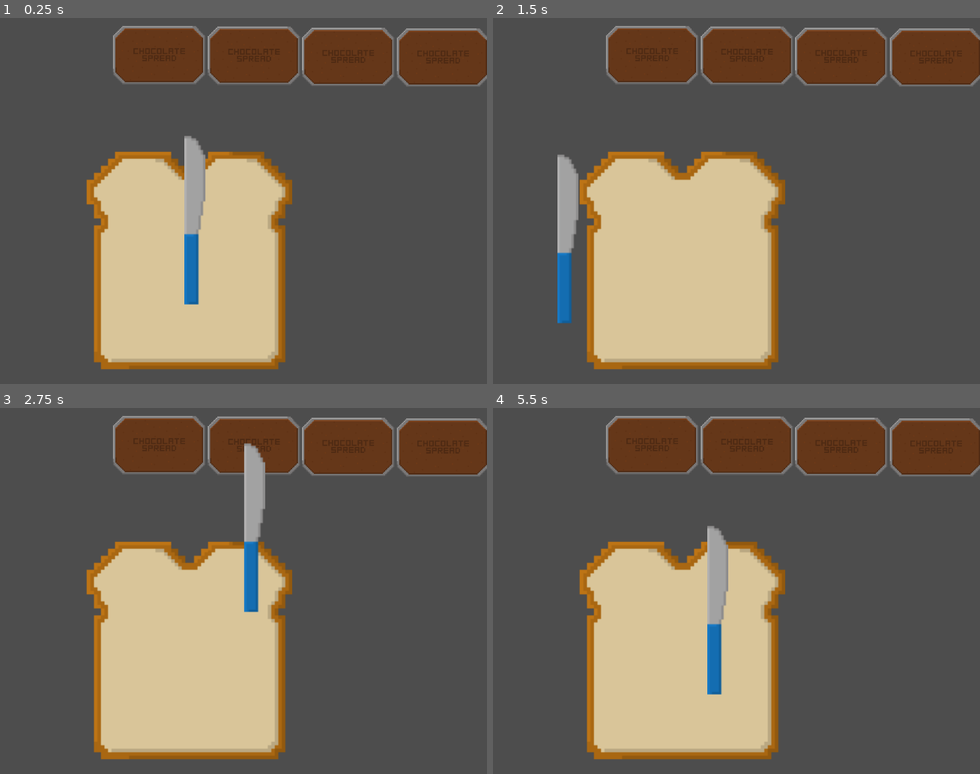
Above: before the commit, frames 1-4 (two rows, left to right).
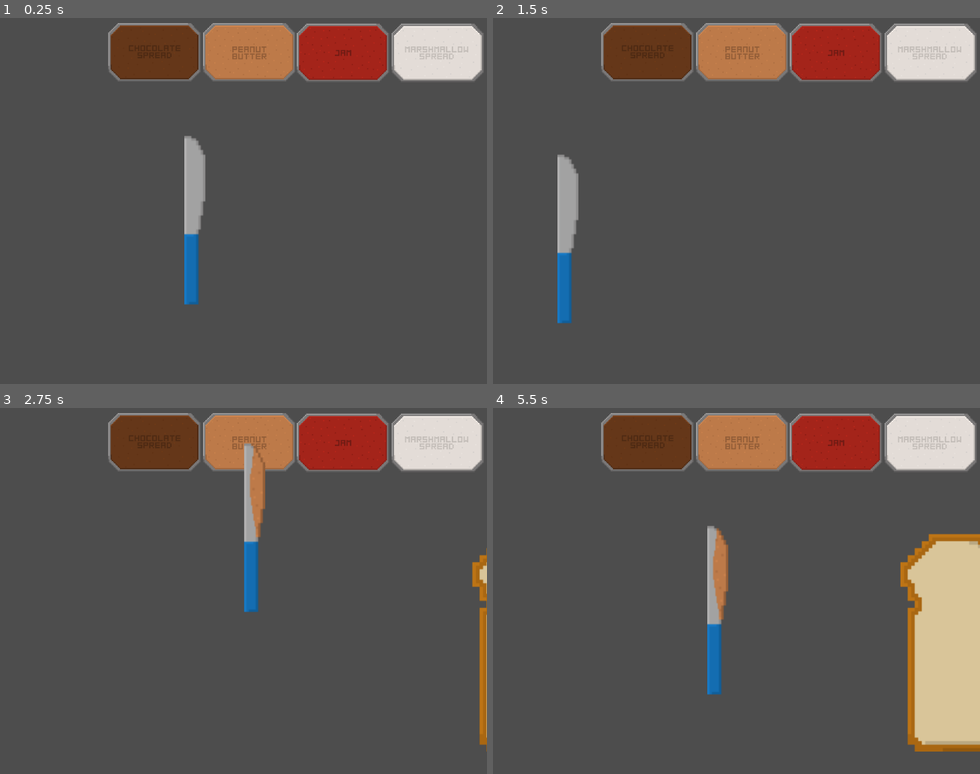
Above: after the commit, the same moments.

Repository: Ipsl0re/Buttery
Game: Godot game, scene res://Scenes/Main.tscn
The game is run twice, just before and just after one commit, with the same random seed, the same clock (stepped at 60 frames per second) and the same inputs. Before the commit the project starts from res://Main.tscn.
Inputs (mouse positions are in pixels of both pictures, inside the frame that each line leads up to):
- Up to frame 1 (0.25 s): no input
- Up to frame 2 (1.5 s): tap Enter at 0.5 s; move the mouse to (814, 186) at 0.52 s; tap Space at 1.25 s; move the mouse to (561, 222) at 1.27 s
- Up to frame 3 (2.75 s): tap Enter at 2 s; move the mouse to (248, 510) at 2.02 s
- Up to frame 4 (5.5 s): move the mouse to (648, 667) at 2.77 s; move the mouse to (858, 649) at 3.52 s; move the mouse to (502, 539) at 4.27 s; move the mouse to (712, 594) at 5.02 s

The runs differ from the first frame. In frame 1, 32% of the frame differs, in the area x 17-100%, y 1-96%; in frame 2, 33%; in frame 3, 34%; in frame 4, 41%.

Commit message:
Add files via upload

Diff:
--- /dev/null
+++ b/Scenes/Bread.tscn
@@ -0,0 +1,246 @@
+[gd_scene load_steps=6 format=3 uid="uid://ytbtsc48yngx"]
+
+[ext_resource type="Texture2D" uid="uid://b8yfwdr1frsmf" path="res://Das Brot.png" id="1_ijtcp"]
+[ext_resource type="Script" path="res://Scripts/Bread.gd" id="2_u38gr"]
+
+[sub_resource type="RectangleShape2D" id="RectangleShape2D_05e22"]
+size = Vector2(350, 373)
+
+[sub_resource type="RectangleShape2D" id="RectangleShape2D_0pdsb"]
+size = Vector2(43, 368)
+
+[sub_resource type="RectangleShape2D" id="RectangleShape2D_pstcd"]
+
+[node name="RigidBody2D" type="RigidBody2D"]
+gravity_scale = 0.0
+script = ExtResource("2_u38gr")
+
+[node name="Bread" type="Sprite2D" parent="."]
+scale = Vector2(1.5, 1.5)
+texture = ExtResource("1_ijtcp")
+
+[node name="CollisionShape2D" type="CollisionShape2D" parent="."]
+position = Vector2(-3.8147e-06, 0.5)
+shape = SubResource("RectangleShape2D_05e22")
+
+[node name="Area2D" type="Area2D" parent="."]
+position = Vector2(-145.5, 0)
+collision_layer = 2
+collision_mask = 2
+
+[node name="CollisionShape2D2" type="CollisionShape2D" parent="Area2D"]
+shape = SubResource("RectangleShape2D_0pdsb")
+
+[node name="Sectors" type="Node2D" parent="."]
+
+[node name="1-1" type="Area2D" parent="Sectors"]
+position = Vector2(-120, -150)
+scale = Vector2(3, 3)
+
+[node name="CollisionShape2D" type="CollisionShape2D" parent="Sectors/1-1"]
+shape = SubResource("RectangleShape2D_pstcd")
+
+[node name="1-2" type="Area2D" parent="Sectors"]
+position = Vector2(-60, -150)
+scale = Vector2(3, 3)
+
+[node name="CollisionShape2D" type="CollisionShape2D" parent="Sectors/1-2"]
+shape = SubResource("RectangleShape2D_pstcd")
+
+[node name="1-3" type="Area2D" parent="Sectors"]
+position = Vector2(0, -150)
+scale = Vector2(3, 3)
+
+[node name="CollisionShape2D" type="CollisionShape2D" parent="Sectors/1-3"]
+shape = SubResource("RectangleShape2D_pstcd")
+
+[node name="1-4" type="Area2D" parent="Sectors"]
+position = Vector2(60, -150)
+scale = Vector2(3, 3)
+
+[node name="CollisionShape2D" type="CollisionShape2D" parent="Sectors/1-4"]
+shape = SubResource("RectangleShape2D_pstcd")
+
+[node name="1-5" type="Area2D" parent="Sectors"]
+position = Vector2(120, -150)
+scale = Vector2(3, 3)
+
+[node name="CollisionShape2D" type="CollisionShape2D" parent="Sectors/1-5"]
+shape = SubResource("RectangleShape2D_pstcd")
+
+[node name="2-1" type="Area2D" parent="Sectors"]
+position = Vector2(-120, -90)
+scale = Vector2(3, 3)
+
+[node name="CollisionShape2D" type="CollisionShape2D" parent="Sectors/2-1"]
+shape = SubResource("RectangleShape2D_pstcd")
+
+[node name="2-2" type="Area2D" parent="Sectors"]
+position = Vector2(-60, -90)
+scale = Vector2(3, 3)
+
+[node name="CollisionShape2D" type="CollisionShape2D" parent="Sectors/2-2"]
+shape = SubResource("RectangleShape2D_pstcd")
+
+[node name="2-3" type="Area2D" parent="Sectors"]
+position = Vector2(0, -90)
+scale = Vector2(3, 3)
+
+[node name="CollisionShape2D" type="CollisionShape2D" parent="Sectors/2-3"]
+shape = SubResource("RectangleShape2D_pstcd")
+
+[node name="2-4" type="Area2D" parent="Sectors"]
+position = Vector2(60, -90)
+scale = Vector2(3, 3)
+
+[node name="CollisionShape2D" type="CollisionShape2D" parent="Sectors/2-4"]
+shape = SubResource("RectangleShape2D_pstcd")
+
+[node name="2-5" type="Area2D" parent="Sectors"]
+position = Vector2(120, -90)
+scale = Vector2(3, 3)
+
+[node name="CollisionShape2D" type="CollisionShape2D" parent="Sectors/2-5"]
+shape = SubResource("RectangleShape2D_pstcd")
+
+[node name="3-1" type="Area2D" parent="Sectors"]
+position = Vector2(-120, -30)
+scale = Vector2(3, 3)
+
+[node name="CollisionShape2D" type="CollisionShape2D" parent="Sectors/3-1"]
+shape = SubResource("RectangleShape2D_pstcd")
+
+[node name="3-2" type="Area2D" parent="Sectors"]
+position = Vector2(-60, -30)
+scale = Vector2(3, 3)
+
+[node name="CollisionShape2D" type="CollisionShape2D" parent="Sectors/3-2"]
+shape = SubResource("RectangleShape2D_pstcd")
+
+[node name="3-3" type="Area2D" parent="Sectors"]
+position = Vector2(0, -30)
+scale = Vector2(3, 3)
+
+[node name="CollisionShape2D" type="CollisionShape2D" parent="Sectors/3-3"]
+shape = SubResource("RectangleShape2D_pstcd")
+
+[node name="3-4" type="Area2D" parent="Sectors"]
+position = Vector2(60, -30)
+scale = Vector2(3, 3)
+
+[node name="CollisionShape2D" type="CollisionShape2D" parent="Sectors/3-4"]
+shape = SubResource("RectangleShape2D_pstcd")
+
+[node name="3-5" type="Area2D" parent="Sectors"]
+position = Vector2(120, -30)
+scale = Vector2(3, 3)
+
+[node name="CollisionShape2D" type="CollisionShape2D" parent="Sectors/3-5"]
+shape = SubResource("RectangleShape2D_pstcd")
+
+[node name="4-1" type="Area2D" parent="Sectors"]
+position = Vector2(-120, 30)
+scale = Vector2(3, 3)
+
+[node name="CollisionShape2D" type="CollisionShape2D" parent="Sectors/4-1"]
+shape = SubResource("RectangleShape2D_pstcd")
+
+[node name="4-2" type="Area2D" parent="Sectors"]
+position = Vector2(-60, 30)
+scale = Vector2(3, 3)
+
+[node name="CollisionShape2D" type="CollisionShape2D" parent="Sectors/4-2"]
+shape = SubResource("RectangleShape2D_pstcd")
+
+[node name="4-3" type="Area2D" parent="Sectors"]
+position = Vector2(0, 30)
+scale = Vector2(3, 3)
+
+[node name="CollisionShape2D" type="CollisionShape2D" parent="Sectors/4-3"]
+shape = SubResource("RectangleShape2D_pstcd")
+
+[node name="4-4" type="Area2D" parent="Sectors"]
+position = Vector2(60, 30)
+scale = Vector2(3, 3)
+
+[node name="CollisionShape2D" type="CollisionShape2D" parent="Sectors/4-4"]
+shape = SubResource("RectangleShape2D_pstcd")
+
+[node name="4-5" type="Area2D" parent="Sectors"]
+position = Vector2(120, 30)
+scale = Vector2(3, 3)
+
+[node name="CollisionShape2D" type="CollisionShape2D" parent="Sectors/4-5"]
+shape = SubResource("RectangleShape2D_pstcd")
+
+[node name="5-1" type="Area2D" parent="Sectors"]
+position = Vector2(-120, 91)
+scale = Vector2(3, 3)
+
+[node name="CollisionShape2D" type="CollisionShape2D" parent="Sectors/5-1"]
+shape = SubResource("RectangleShape2D_pstcd")
+
+[node name="5-2" type="Area2D" parent="Sectors"]
+position = Vector2(-60, 91)
+scale = Vector2(3, 3)
+
+[node name="CollisionShape2D" type="CollisionShape2D" parent="Sectors/5-2"]
+shape = SubResource("RectangleShape2D_pstcd")
+
+[node name="5-3" type="Area2D" parent="Sectors"]
+position = Vector2(0, 91)
+scale = Vector2(3, 3)
+
+[node name="CollisionShape2D" type="CollisionShape2D" parent="Sectors/5-3"]
+shape = SubResource("RectangleShape2D_pstcd")
+
+[node name="5-4" type="Area2D" parent="Sectors"]
+position = Vector2(60, 91)
+scale = Vector2(3, 3)
+
+[node name="CollisionShape2D" type="CollisionShape2D" parent="Sectors/5-4"]
+shape = SubResource("RectangleShape2D_pstcd")
+
+[node name="5-5" type="Area2D" parent="Sectors"]
+position = Vector2(120, 91)
+scale = Vector2(3, 3)
+
+[node name="CollisionShape2D" type="CollisionShape2D" parent="Sectors/5-5"]
+shape = SubResource("RectangleShape2D_pstcd")
+
+[node name="6-1" type="Area2D" parent="Sectors"]
+position = Vector2(-120, 151)
+scale = Vector2(3, 3)
+
+[node name="CollisionShape2D" type="CollisionShape2D" parent="Sectors/6-1"]
+shape = SubResource("RectangleShape2D_pstcd")
+
+[node name="6-2" type="Area2D" parent="Sectors"]
+position = Vector2(-60, 151)
+scale = Vector2(3, 3)
+
+[node name="CollisionShape2D" type="CollisionShape2D" parent="Sectors/6-2"]
+shape = SubResource("RectangleShape2D_pstcd")
+
+[node name="6-3" type="Area2D" parent="Sectors"]
+position = Vector2(0, 151)
+scale = Vector2(3, 3)
+
+[node name="CollisionShape2D" type="CollisionShape2D" parent="Sectors/6-3"]
+shape = SubResource("RectangleShape2D_pstcd")
+
+[node name="6-4" type="Area2D" parent="Sectors"]
+position = Vector2(60, 151)
+scale = Vector2(3, 3)
+
+[node name="CollisionShape2D" type="CollisionShape2D" parent="Sectors/6-4"]
+shape = SubResource("RectangleShape2D_pstcd")
+
+[node name="6-5" type="Area2D" parent="Sectors"]
+position = Vector2(120, 151)
+scale = Vector2(3, 3)
+
+[node name="CollisionShape2D" type="CollisionShape2D" parent="Sectors/6-5"]
+shape = SubResource("RectangleShape2D_pstcd")
+
+[connection signal="area_entered" from="Area2D" to="." method="_on_area_2d_area_entered"]
--- /dev/null
+++ b/Scenes/Knoife.tscn
@@ -0,0 +1,55 @@
+[gd_scene load_steps=10 format=3 uid="uid://cdxj51miuxmj1"]
+
+[ext_resource type="Texture2D" uid="uid://livdrenjpu2a" path="res://knives/Das Buttermesser.png" id="1_qbb7k"]
+[ext_resource type="Texture2D" uid="uid://cko0pueak8t2r" path="res://knives/Chocky Knoife.png" id="2_28rtk"]
+[ext_resource type="Script" path="res://Scripts/Knoife.gd" id="2_adp2g"]
+[ext_resource type="Texture2D" uid="uid://c1qnn8va6x8nn" path="res://knives/Peanutty Knoife.png" id="3_7jbil"]
+[ext_resource type="AudioStream" uid="uid://jqqaixiu0xlt" path="res://Spreadsound.wav" id="3_808w0"]
+[ext_resource type="Texture2D" uid="uid://bhcmf4ywj8wrc" path="res://knives/Jammy Knoife.png" id="4_qgjjk"]
+[ext_resource type="Texture2D" uid="uid://blkwaodbub5fd" path="res://knives/Marshmally Knoife.png" id="5_btpcm"]
+
+[sub_resource type="SpriteFrames" id="SpriteFrames_3buok"]
+animations = [{
+"frames": [{
+"duration": 1.0,
+"texture": ExtResource("1_qbb7k")
+}, {
+"duration": 1.0,
+"texture": ExtResource("2_28rtk")
+}, {
+"duration": 1.0,
+"texture": ExtResource("3_7jbil")
+}, {
+"duration": 1.0,
+"texture": ExtResource("4_qgjjk")
+}, {
+"duration": 1.0,
+"texture": ExtResource("5_btpcm")
+}],
+"loop": true,
+"name": &"default",
+"speed": 5.0
+}]
+
+[sub_resource type="RectangleShape2D" id="RectangleShape2D_75d4l"]
+size = Vector2(18, 84)
+
+[node name="Knife" type="AnimatedSprite2D"]
+z_index = 10
+position = Vector2(10, 234)
+scale = Vector2(2, 2)
+sprite_frames = SubResource("SpriteFrames_3buok")
+frame_progress = 0.0285013
+centered = false
+offset = Vector2(-2.5, -58.5)
+script = ExtResource("2_adp2g")
+
+[node name="Area2D" type="Area2D" parent="."]
+
+[node name="CollisionShape2D" type="CollisionShape2D" parent="Area2D"]
+visible = false
+position = Vector2(6.5, -17)
+shape = SubResource("RectangleShape2D_75d4l")
+
+[node name="AudioStreamPlayer" type="AudioStreamPlayer" parent="."]
+stream = ExtResource("3_808w0")
--- /dev/null
+++ b/Scenes/Main.tscn
@@ -0,0 +1,34 @@
+[gd_scene load_steps=6 format=3 uid="uid://j8ka0qce5i8w"]
+
+[ext_resource type="PackedScene" uid="uid://cdxj51miuxmj1" path="res://Scenes/Knoife.tscn" id="1_ocxft"]
+[ext_resource type="PackedScene" uid="uid://dl3n1enbt7qp5" path="res://Scenes/Pot.tscn" id="2_ewhp2"]
+[ext_resource type="Script" path="res://Scripts/Breadmanager.gd" id="3_yapqb"]
+[ext_resource type="PackedScene" uid="uid://ytbtsc48yngx" path="res://Scenes/Bread.tscn" id="4_s26hv"]
+
+[sub_resource type="RectangleShape2D" id="RectangleShape2D_14oeb"]
+size = Vector2(26, 462)
+
+[node name="Main" type="Node2D"]
+
+[node name="Knife" parent="." instance=ExtResource("1_ocxft")]
+position = Vector2(256, 465)
+
+[node name="Pots" parent="." instance=ExtResource("2_ewhp2")]
+
+[node name="Breadmanager" type="Node2D" parent="."]
+position = Vector2(1216, 150)
+script = ExtResource("3_yapqb")
+
+[node name="Bread" parent="Breadmanager" instance=ExtResource("4_s26hv")]
+position = Vector2(0, 253)
+
+[node name="Area2D" type="Area2D" parent="."]
+position = Vector2(101, 399)
+collision_layer = 2
+collision_mask = 2
+
+[node name="CollisionShape2D" type="CollisionShape2D" parent="Area2D"]
+position = Vector2(-478, 70)
+shape = SubResource("RectangleShape2D_14oeb")
+
+[connection signal="newspread" from="Pots" to="Knife" method="_on_pots_newspread"]
--- /dev/null
+++ b/Scenes/Menu.tscn
@@ -0,0 +1,10 @@
+[gd_scene format=3 uid="uid://pvveqjuyfnnu"]
+
+[node name="Menu" type="Node2D"]
+
+[node name="Button" type="Button" parent="."]
+offset_left = 179.0
+offset_top = 332.0
+offset_right = 369.0
+offset_bottom = 444.0
+text = "Start"
--- /dev/null
+++ b/Scenes/Pot.tscn
@@ -0,0 +1,58 @@
+[gd_scene load_steps=7 format=3 uid="uid://dl3n1enbt7qp5"]
+
+[ext_resource type="Script" path="res://Scripts/Pot.gd" id="2_5yng3"]
+[ext_resource type="Texture2D" uid="uid://dvrpdopt401yd" path="res://Pots/Der Schokoladenaufstrich.png" id="2_wv0hx"]
+[ext_resource type="Texture2D" uid="uid://c5o2ve5xlx7vc" path="res://Pots/Erdnussbutter.png" id="3_8tioc"]
+[ext_resource type="Texture2D" uid="uid://d1ch8gk1wlkf7" path="res://Pots/Erdbeerkonfitüre.png" id="4_uf8ys"]
+[ext_resource type="Texture2D" uid="uid://cs3y0vuar51i3" path="res://Pots/Mäusespeck-Flaum.png" id="5_32kxg"]
+
+[sub_resource type="RectangleShape2D" id="RectangleShape2D_xsxuf"]
+size = Vector2(150, 97)
+
+[node name="Node2D" type="Node2D"]
+script = ExtResource("2_5yng3")
+
+[node name="Nutella" type="Sprite2D" parent="."]
+position = Vector2(456, 60)
+texture = ExtResource("2_wv0hx")
+
+[node name="Cnut" type="Area2D" parent="Nutella"]
+
+[node name="CollisionShape2D" type="CollisionShape2D" parent="Nutella/Cnut"]
+position = Vector2(0, -1.5)
+shape = SubResource("RectangleShape2D_xsxuf")
+
+[node name="Peanut" type="Sprite2D" parent="."]
+position = Vector2(618, 60)
+texture = ExtResource("3_8tioc")
+
+[node name="Pnut" type="Area2D" parent="Peanut"]
+
+[node name="CollisionShape2D" type="CollisionShape2D" parent="Peanut/Pnut"]
+position = Vector2(1, 0)
+shape = SubResource("RectangleShape2D_xsxuf")
+
+[node name="Jam" type="Sprite2D" parent="."]
+position = Vector2(778, 61)
+texture = ExtResource("4_uf8ys")
+
+[node name="Jam" type="Area2D" parent="Jam"]
+
+[node name="CollisionShape2D" type="CollisionShape2D" parent="Jam/Jam"]
+position = Vector2(-2.28882e-05, 0)
+shape = SubResource("RectangleShape2D_xsxuf")
+
+[node name="Mallow" type="Sprite2D" parent="."]
+position = Vector2(940, 61)
+texture = ExtResource("5_32kxg")
+
+[node name="Malo" type="Area2D" parent="Mallow"]
+
+[node name="CollisionShape2D" type="CollisionShape2D" parent="Mallow/Malo"]
+position = Vector2(-2.28882e-05, 0)
+shape = SubResource("RectangleShape2D_xsxuf")
+
+[connection signal="area_entered" from="Nutella/Cnut" to="." method="_on_cnut_area_entered"]
+[connection signal="area_entered" from="Peanut/Pnut" to="." method="_on_pnut_area_entered"]
+[connection signal="area_entered" from="Jam/Jam" to="." method="_on_jam_area_entered"]
+[connection signal="area_entered" from="Mallow/Malo" to="." method="_on_malo_area_entered"]
--- /dev/null
+++ b/Scenes/Screen.tscn
@@ -0,0 +1,3 @@
+[gd_scene format=3 uid="uid://cnx7s7sxggt78"]
+
+[node name="Screen" type="Node2D"]
--- /dev/null
+++ b/Scripts/Bread.gd
@@ -0,0 +1,9 @@
+extends RigidBody2D
+
+# Called every frame. 'delta' is the elapsed time since the previous frame.
+func _ready():
+	add_constant_central_force(Vector2(-12, 0))
+
+
+func _on_area_2d_area_entered(area):
+	queue_free()
--- /dev/null
+++ b/Scripts/Breadmanager.gd
@@ -0,0 +1,11 @@
+extends Node2D
+
+
+# Called when the node enters the scene tree for the first time.
+func _ready():
+	pass # Replace with function body.
+
+
+# Called every frame. 'delta' is the elapsed time since the previous frame.
+func _process(delta):
+	pass
--- /dev/null
+++ b/Scripts/Knoife.gd
@@ -0,0 +1,15 @@
+extends AnimatedSprite2D
+
+var topping
+# Called when the node enters the scene tree for the first time.
+func _ready():
+	topping = 0
+	Input.set_mouse_mode(Input.MOUSE_MODE_HIDDEN)
+
+# Called every frame. 'delta' is the elapsed time since the previous frame.
+func _process(_delta):
+	self.set_position(Vector2(get_viewport().get_mouse_position()))
+
+func _on_pots_newspread(type):
+	topping = type
+	set_frame(type)
--- /dev/null
+++ b/Scripts/Pot.gd
@@ -0,0 +1,15 @@
+extends Node2D
+
+signal newspread(type)
+
+func _on_cnut_area_entered(area):
+	emit_signal("newspread", 1)
+
+func _on_pnut_area_entered(area):
+	emit_signal("newspread", 2)
+
+func _on_jam_area_entered(area):
+	emit_signal("newspread", 3)
+
+func _on_malo_area_entered(area):
+	emit_signal("newspread", 4)
--- a/project.godot
+++ b/project.godot
@@ -11,7 +11,7 @@
 [application]
 
 config/name="Abyssal Jam"
-run/main_scene="res://Main.tscn"
+run/main_scene="res://Scenes/Main.tscn"
 config/features=PackedStringArray("4.0", "Forward Plus")
 config/icon="res://icon.svg"
 
Binary file added: Pots/Der Schokoladenaufstrich.png
Not shown, added: Pots/Der Schokoladenaufstrich.png.import
Binary file added: Pots/Erdbeerkonfitüre.png
Not shown, added: Pots/Erdbeerkonfitüre.png.import
Binary file added: Pots/Erdnussbutter.png
Not shown, added: Pots/Erdnussbutter.png.import
Binary file added: Pots/Mäusespeck-Flaum.png
Not shown, added: Pots/Mäusespeck-Flaum.png.import
Binary file added: knives/Chocky Knoife.png
Not shown, added: knives/Chocky Knoife.png.import
Binary file added: knives/Das Buttermesser.png
Not shown, added: knives/Das Buttermesser.png.import
(and 6 more such lines)
